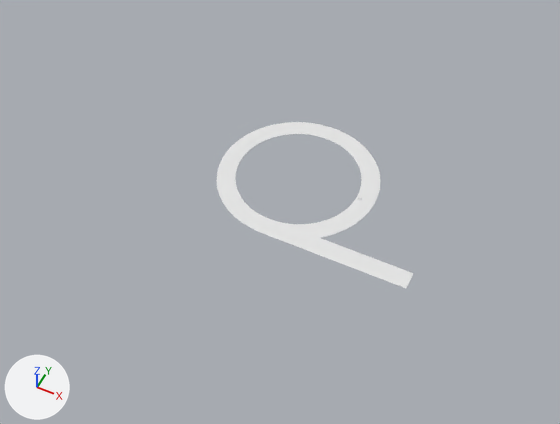
Before and after pictures for a commit that changed the Blender file Assets/Our Assets/Art/3D Assets/Enviornment/Terrain/Lake Terrain Blend.blend.
Both versions are drawn from a camera (50 mm lens) standing at (361.0, -787.0, 884.0) and looking at (-2.0, -61.0, -24.0). The lights are fixed; the arrows at lower left show +X, +Y and +Z.

Objects in the first picture: 'BezierCurve'.
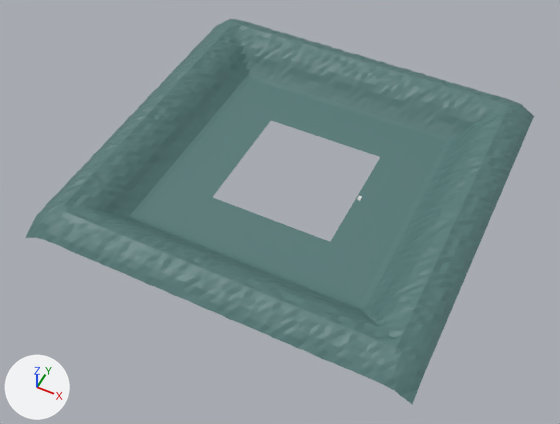
What differs and where, as boxes [x1, y1, x2, y2] in the pictures (560 x 424 px):
'Lake V2.008', added (cyan): after [26, 19, 534, 404]
'BezierCurve', deleted: before [216, 122, 414, 288]

The change, as a list of edits to the scene's bpy script:
```text
Add img_texture_png:
    img_texture_png = load_image('Texture.png', '../../../Materials/Texture.png', 256, 256, 'sRGB')
Add mat_texture_palette:
    mat_texture_palette = principled_material('Texture Palette')
    mat_texture_palette.texture = img_texture_png
Add me_plane_017:
    me_plane_017.from_pydata(...)  # 4800 vertices, 4608 faces; spans x -300.0..300.0, y -300.0..300.0, z 0.0..50.0
    me_plane_017.materials.append(mat_texture_palette)  # picture img_texture_png
Change ob_beziercircle:
    where _m = ob_beziercircle.modifiers.new('Boolean', 'BOOLEAN')
    remove _m.object = ob_beziercurve
Remove ob_beziercurve:
    ob_beziercurve = bpy.data.objects.new('BezierCurve', me_mesh_002)
    ob_beziercurve.location = (100.0, -130.0, 0.0)
    ob_beziercurve.scale = (100.0, 100.0, 1.0)
Add ob_lake_v2_008:
    ob_lake_v2_008 = bpy.data.objects.new('Lake V2.008', me_plane_017)
    ob_lake_v2_008.location = (0.0, 0.0, 0.0)
```
